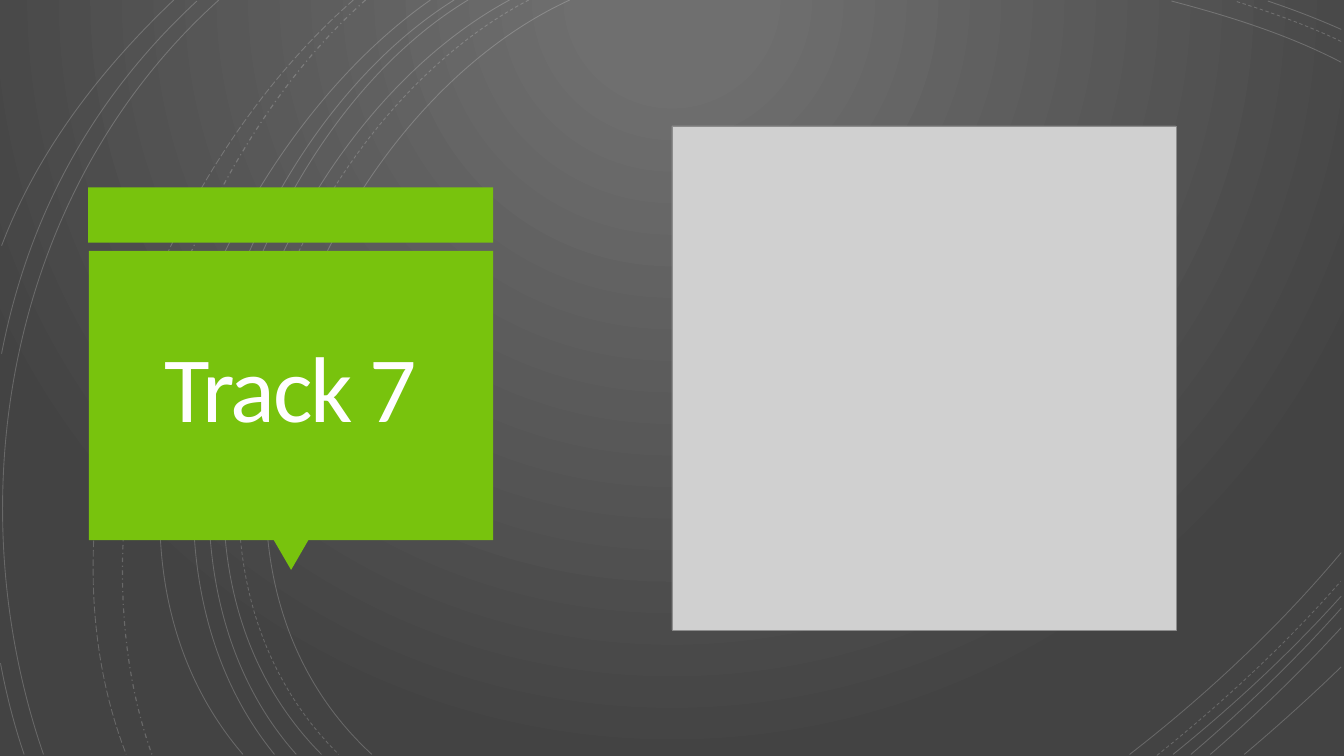
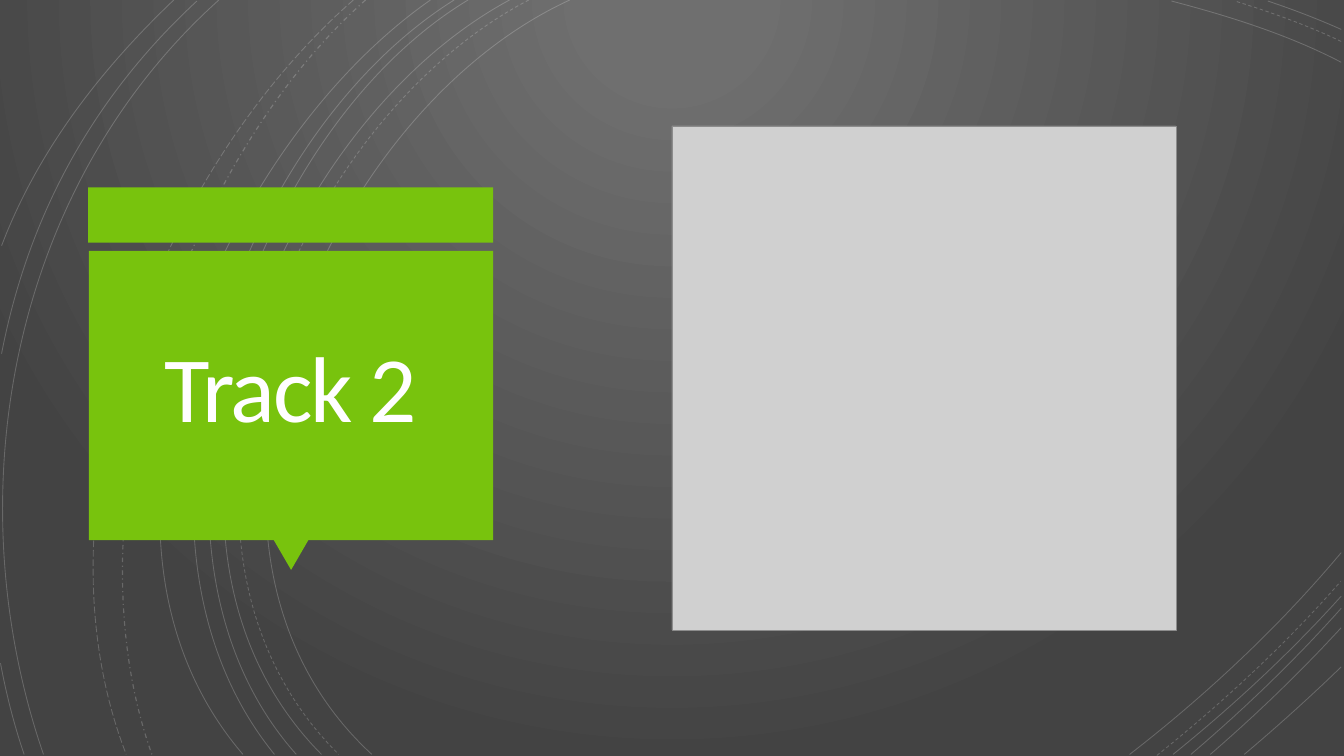
Before and after one commit to Rwelk/Video-Game-Music-Competition, a slide deck: slide 13 of VGMC 2022 Spring Slides.pptx (slide 10 before the commit). Drawn at 1344x756 pixels with LibreOffice and Linux fonts; fonts in the diff are those of the drawing; grey boxes stand for pictures. Boxes give left, top, right and bottom in pixels: in the first picture for what was removed or moved away, otherwise in the second. Text is boxed around its words. In the diff, an @@ line names an element or a change of style, - is before the commit and + after.

```diff
--- a/VGMC 2022 Spring Slides.pptx
+++ b/VGMC 2022 Spring Slides.pptx
@@ title at [165, 357, 417, 423]: text changed @@
-Track 7
+Track 2
```
Also in this commit, not shown: 5 other slides changed, 13 slides added, 4 other files.
